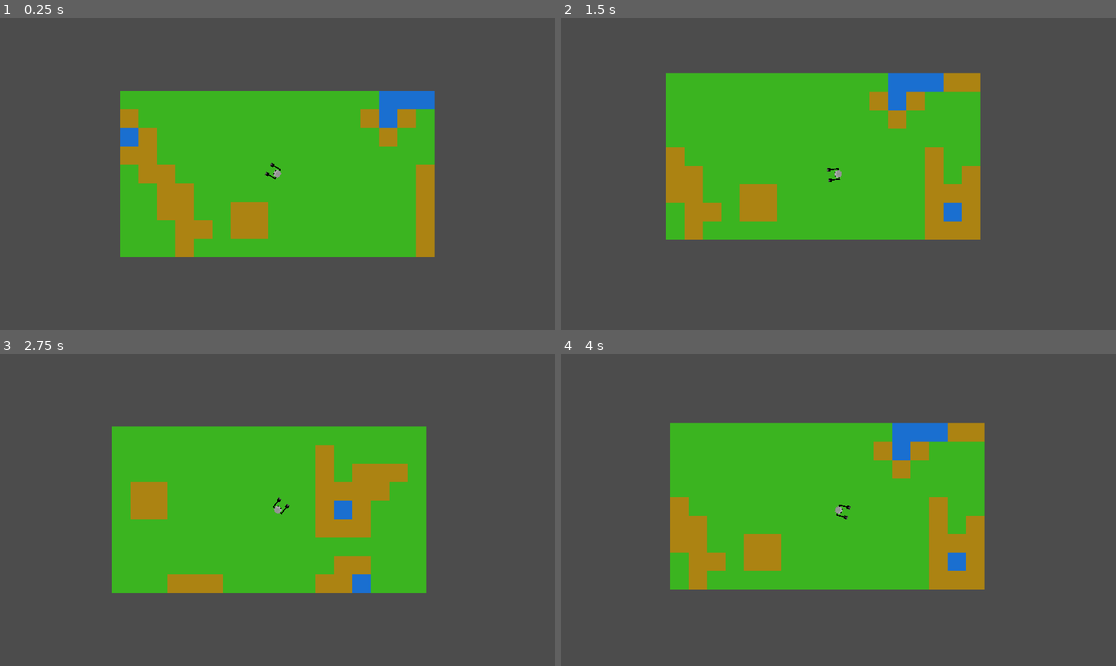
Above: before the commit, frames 1-4 (two rows, left to right).
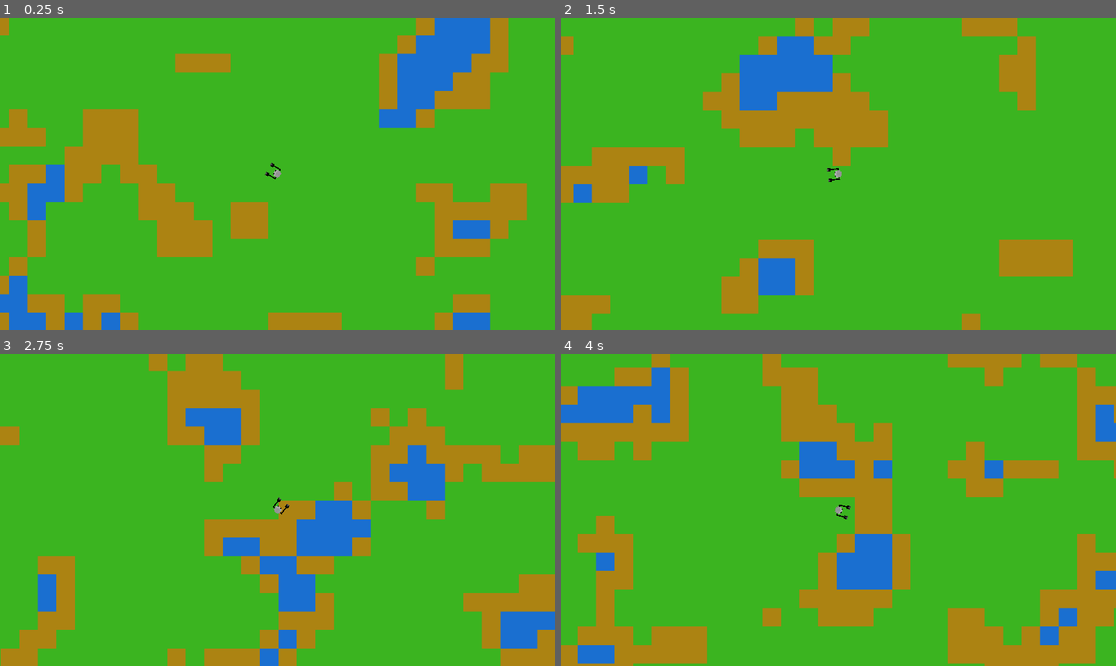
Above: after the commit, the same moments.

Repository: Sivarjuen/ProjectOmega
Game: Godot game, scene res://main.tscn
The game is run twice, just before and just after one commit, with the same random seed, the same clock (stepped at 60 frames per second) and the same inputs.
Inputs (mouse positions are in pixels of both pictures, inside the frame that each line leads up to):
- Up to frame 1 (0.25 s): no input
- Up to frame 2 (1.5 s): tap Enter at 0.5 s; move the mouse to (960, 158) at 0.52 s; hold D (move_right) 0.53-1.28 s; hold Space (reseed, bound only after the commit) 0.53-1.28 s; click (960, 158) at 0.67 s; move the mouse to (727, 189) at 1.27 s; hold S (move_down) from 1.28 s (still down); tap Shift (sprint) at 1.35 s
- Up to frame 3 (2.75 s): tap Space (reseed, bound only after the commit) at 1.55 s; move the mouse to (333, 441) at 2.02 s; release S (move_down) at 2.03 s; hold D (move_right) from 2.03 s (still down); hold Space (reseed, bound only after the commit) from 2.03 s (still down)
- Up to frame 4 (4 s): move the mouse to (810, 572) at 2.77 s; release D (move_right) at 2.78 s; release Space (reseed, bound only after the commit) at 2.78 s; hold W (move_up) 2.78-3.53 s; tap Space (reseed, bound only after the commit) at 2.85, 3.8 s; click (810, 572) at 2.92 s; move the mouse to (1005, 556) at 3.52 s; hold A (move_left) from 3.53 s (still down); hold Shift (sprint) from 3.53 s (still down)

The runs differ from the first frame. In frame 1, 74% of the frame differs, in the area x 0-100%, y 0-100%; in frame 2, 83%; in frame 3, 82%; in frame 4, 85%.

Commit message:
Add ability to reseed using SPACE

Diff:
--- a/noisetiletest.gd
+++ b/noisetiletest.gd
@@ -4,9 +4,10 @@
 var size = 16
 const TILE_SCENE = preload("res://test/Tile.tscn")
 onready var player = get_node("../../player")
-var world_size = Vector2(8, 4) # use 20, 12
+var world_size = Vector2(20, 12)
 var terrain = {}
 var tiles = []
+var start_pos
 var current_pos
 
 var noise = OpenSimplexNoise.new()
@@ -28,7 +29,7 @@
 	noise.seed = randi()
 	noise.lacunarity = 2.0 # difference in period between octaves
 	noise.octaves = 4 # number of passes (noise layers) sampled to get fractal noise (Max 9)
-	noise.period = 18.0 # lower period = higher-frequency noise (more change across same distance)
+	noise.period = 20.0 # lower period = higher-frequency noise (more change across same distance)
 	noise.persistence = 0.4 # contribution factor of subsequent octaves
 	for i in range(-world_size.x, world_size.x+1):
 		var current_column = []
@@ -36,6 +37,26 @@
 			current_column.append(createTile(i, j))
 		tiles.append(current_column)
 	current_pos = Vector2(int(player.get_position().x)/size, int(player.get_position().y)/size)
+	start_pos = current_pos
+
+func _input(event):
+	if event.is_action_pressed("reseed"):
+		reseed()
+
+func reseed():
+	noise.seed = randi()
+	var new_tiles = []
+	var pos = Vector2(int(player.get_position().x)/size, int(player.get_position().y)/size)
+	for i in range(-world_size.x, world_size.x+1):
+		var current_column = []
+		for j in range(-world_size.y, world_size.y+1):
+			current_column.append(createTile(i + (current_pos.x - start_pos.x), j + (current_pos.y - start_pos.y)))
+		new_tiles.append(current_column)
+	for t_column in tiles:
+		for t in t_column:
+			t.queue_free()
+	tiles.clear()
+	tiles = new_tiles
 
 func _process(_delta):
 	var pos = Vector2(int(player.get_position().x)/size, int(player.get_position().y)/size)
--- a/project.godot
+++ b/project.godot
@@ -55,6 +55,11 @@
 "events": [ Object(InputEventKey,"resource_local_to_scene":false,"resource_name":"","device":0,"alt":false,"shift":false,"control":false,"meta":false,"command":false,"pressed":false,"scancode":16777237,"unicode":0,"echo":false,"script":null)
  ]
 }
+reseed={
+"deadzone": 0.5,
+"events": [ Object(InputEventKey,"resource_local_to_scene":false,"resource_name":"","device":0,"alt":false,"shift":false,"control":false,"meta":false,"command":false,"pressed":false,"scancode":32,"unicode":0,"echo":false,"script":null)
+ ]
+}
 
 [rendering]
 
